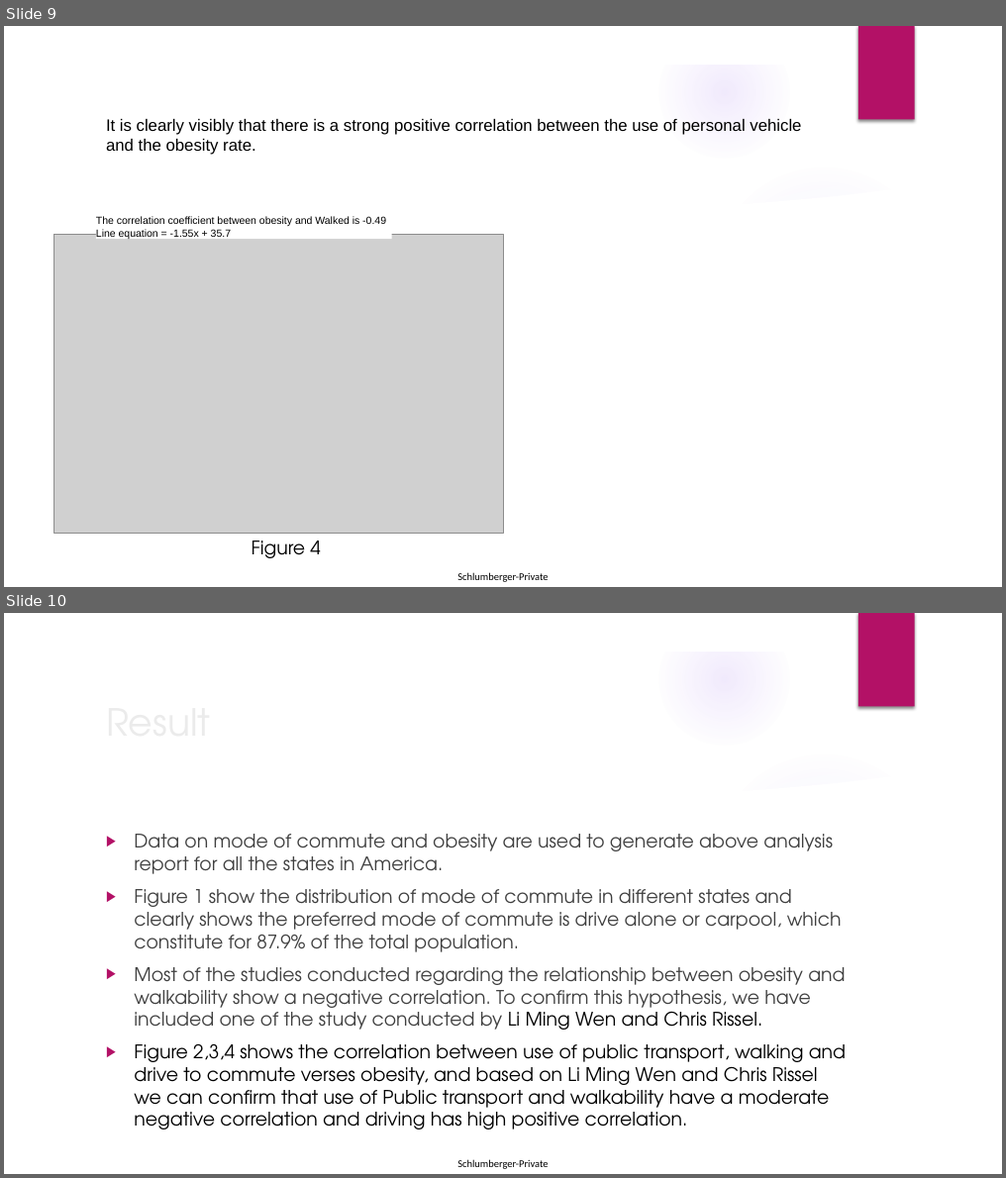
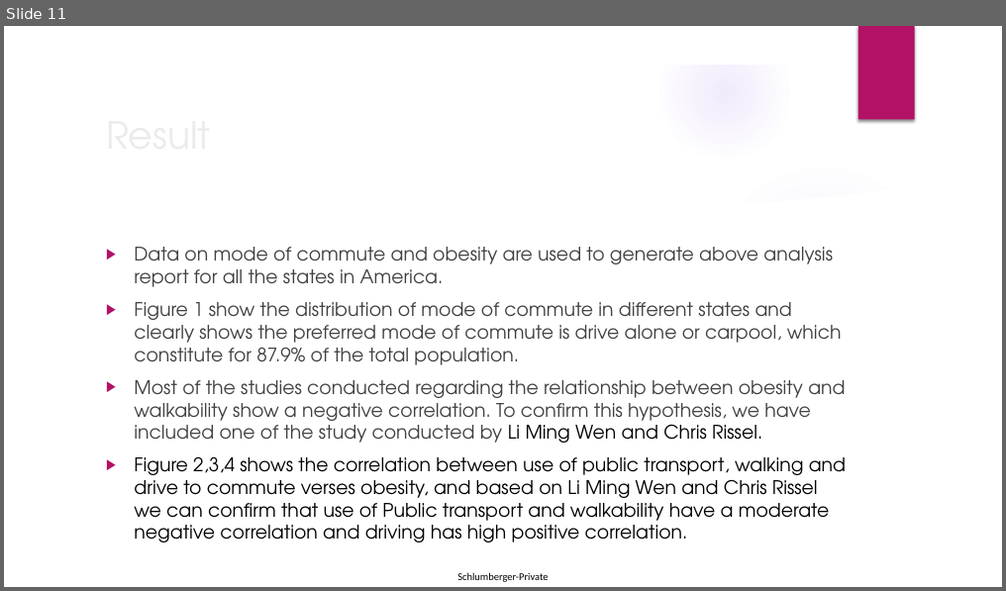
Before and after one commit to rajeshnair1984/Project_Obesity, a slide deck: O3_presentation.pptx. Shown one above the other, each under a label of ours: slides 9 and 10 before the commit, slide 11 after it. The pictures are 1006x1178 and 1006x591 pixels, drawn with LibreOffice and Linux fonts; fonts in the diff are those of the drawing; grey boxes stand for pictures; background and template pictures are left out. Boxes give left, top, right and bottom in pixels: in the first picture for what was removed or moved away, otherwise in the second. Text is boxed around its words. In the diff, an @@ line names an element or a change of style, - is before the commit and + after.

```diff
--- a/O3_presentation.pptx
+++ b/O3_presentation.pptx
@@ slide 9 removed at <box>4,26,1002,587</box>, background picture (left out); not listed: 10 template elements that a slide beside it also shows @@
@@ title removed at <box>106,119,801,155</box> @@
-It is clearly visibly that there is a strong positive correlation between the use of personal vehicle and the obesity rate.
@@ rectangle removed at <box>96,214,392,240</box> @@
-The correlation coefficient between obesity and Walked is -0.49
-Line equation = -1.55x + 35.7
@@ picture removed at <box>54,234,503,534</box> @@
@@ text removed at <box>252,541,320,559</box> @@
-Figure 4
@@ what was slide 10 is now slide 11 @@
```
Also in this commit, not shown: 3 slides changed, 2 slides added, 5 other files.
